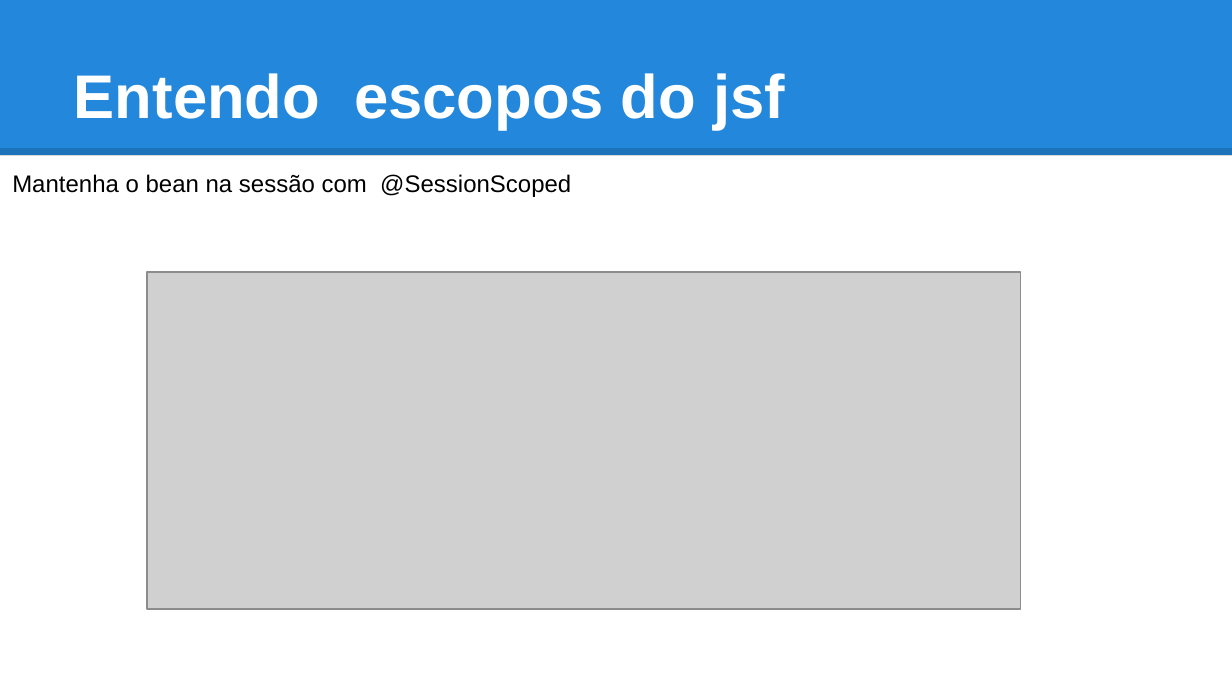
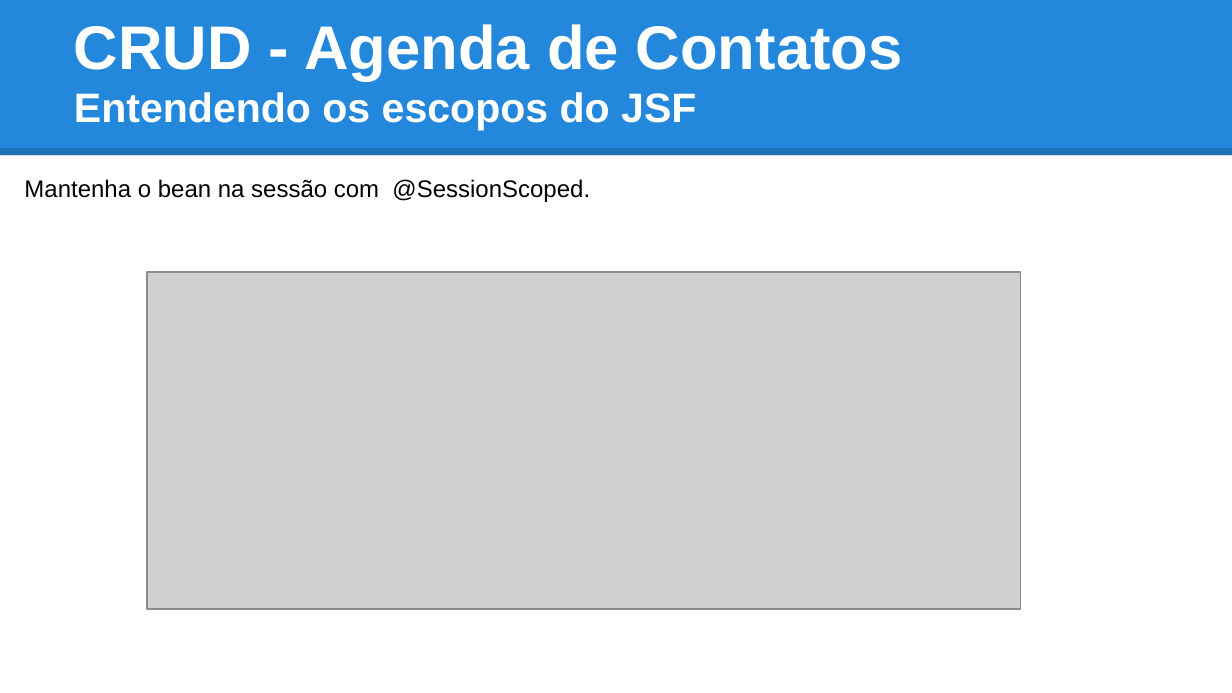
Before and after one commit to tiagogoncalves/jsf_workshop, a slide deck: slide 39 of apresentacao/slide_jsf_prime_faces.pptx (slide 38 before the commit). Drawn at 1232x693 pixels with LibreOffice and Linux fonts; fonts in the diff are those of the drawing; grey boxes stand for pictures. Boxes give left, top, right and bottom in pixels: in the first picture for what was removed or moved away, otherwise in the second. Text is boxed around its words. In the diff, an @@ line names an element or a change of style, - is before the commit and + after.

```diff
--- a/apresentacao/slide_jsf_prime_faces.pptx
+++ b/apresentacao/slide_jsf_prime_faces.pptx
@@ title at (74, 24, 903, 131): text changed; size 36 to 24 pt @@
-Entendo escopos do jsf
+CRUD - Agenda de Contatos
+Entendendo os escopos do JSF
@@ text at (24, 179, 590, 202): text changed @@
-Mantenha o bean na sessão com @SessionScoped
+Mantenha o bean na sessão com @SessionScoped.
```
Also in this commit, not shown: 21 other slides changed, 6 slides added, 1 slide removed, 2 other files.
